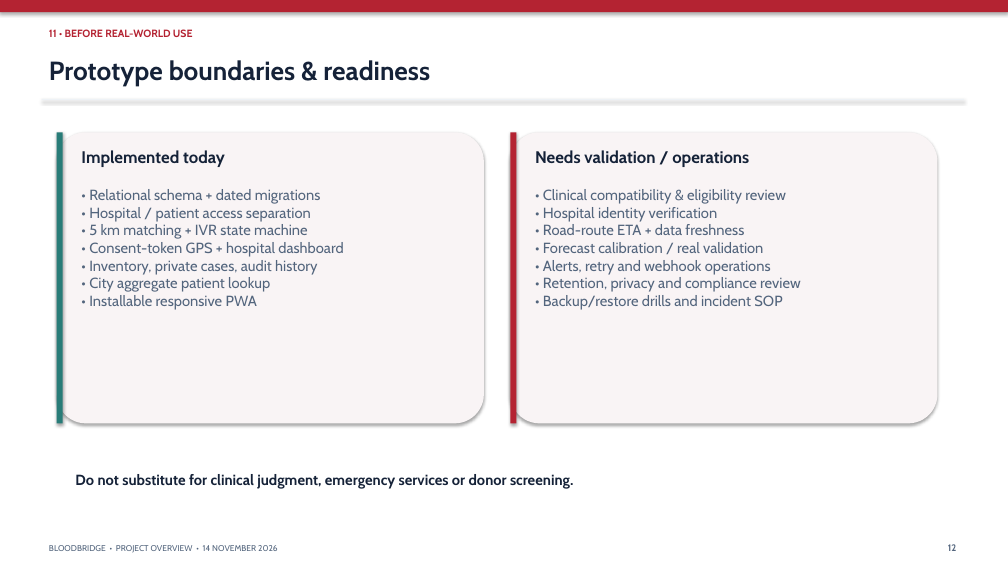
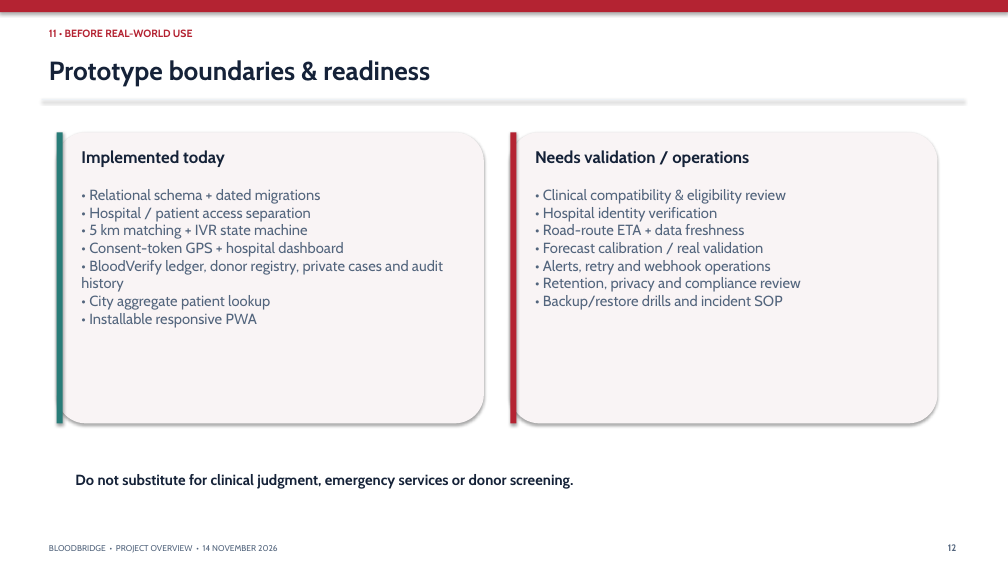
Before and after one commit to jaladanisuribabu/BloodBridgeDonor, a slide deck: slide 12 of docs/BloodBridge-Project-Presentation.pptx. Drawn at 1008x567 pixels with LibreOffice and Linux fonts; fonts in the diff are those of the drawing. Boxes give left, top, right and bottom in pixels: in the first picture for what was removed or moved away, otherwise in the second. Text is boxed around its words. In the diff, an @@ line names an element or a change of style, - is before the commit and + after.

```diff
--- a/docs/BloodBridge-Project-Presentation.pptx
+++ b/docs/BloodBridge-Project-Presentation.pptx
@@ text at [81,189,443,328]: text changed @@
-• Relational schema + dated migrations
-• Hospital / patient access separation
-• 5 km matching + IVR state machine
-• Consent-token GPS + hospital dashboard
-• Inventory, private cases, audit history
-• City aggregate patient lookup
-• Installable responsive PWA
+• Relational schema + dated migrations
+• Hospital / patient access separation
+• 5 km matching + IVR state machine
+• Consent-token GPS + hospital dashboard
+• BloodVerify ledger, donor registry, private cases and audit history
+• City aggregate patient lookup
+• Installable responsive PWA
```
Also in this commit, not shown: 5 other slides changed, 1 slide added, 20 other files.
